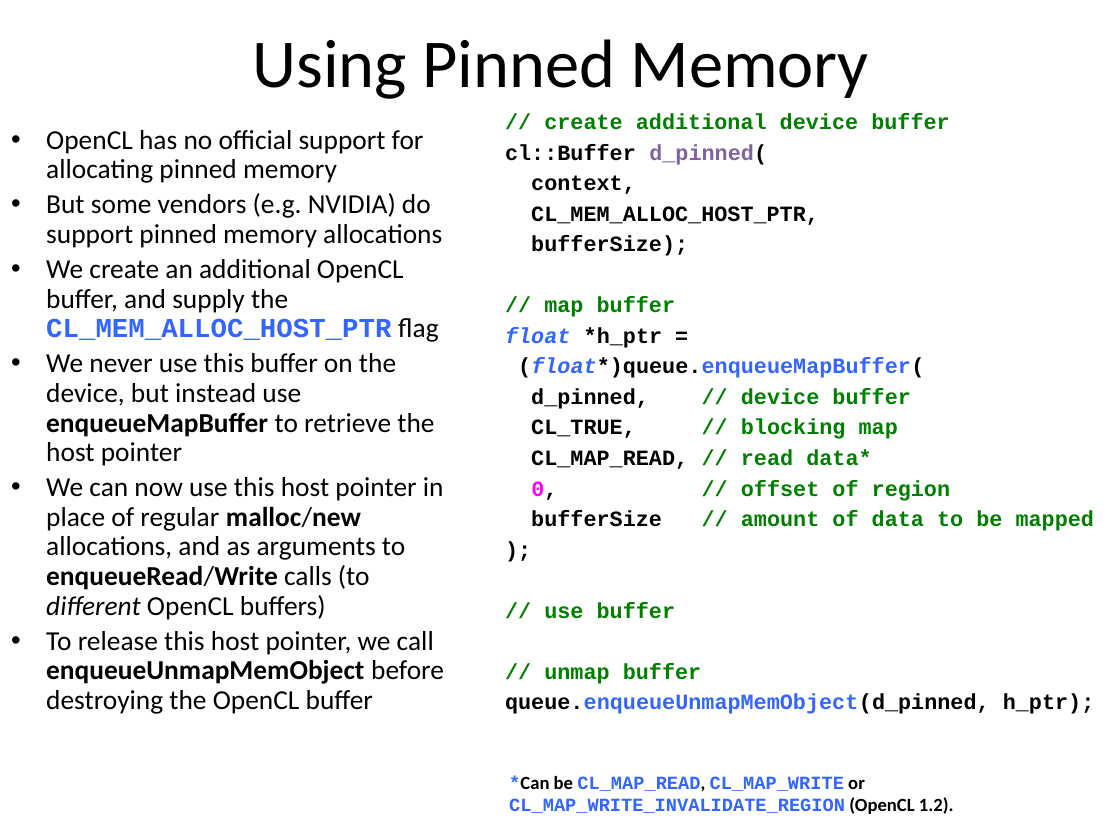
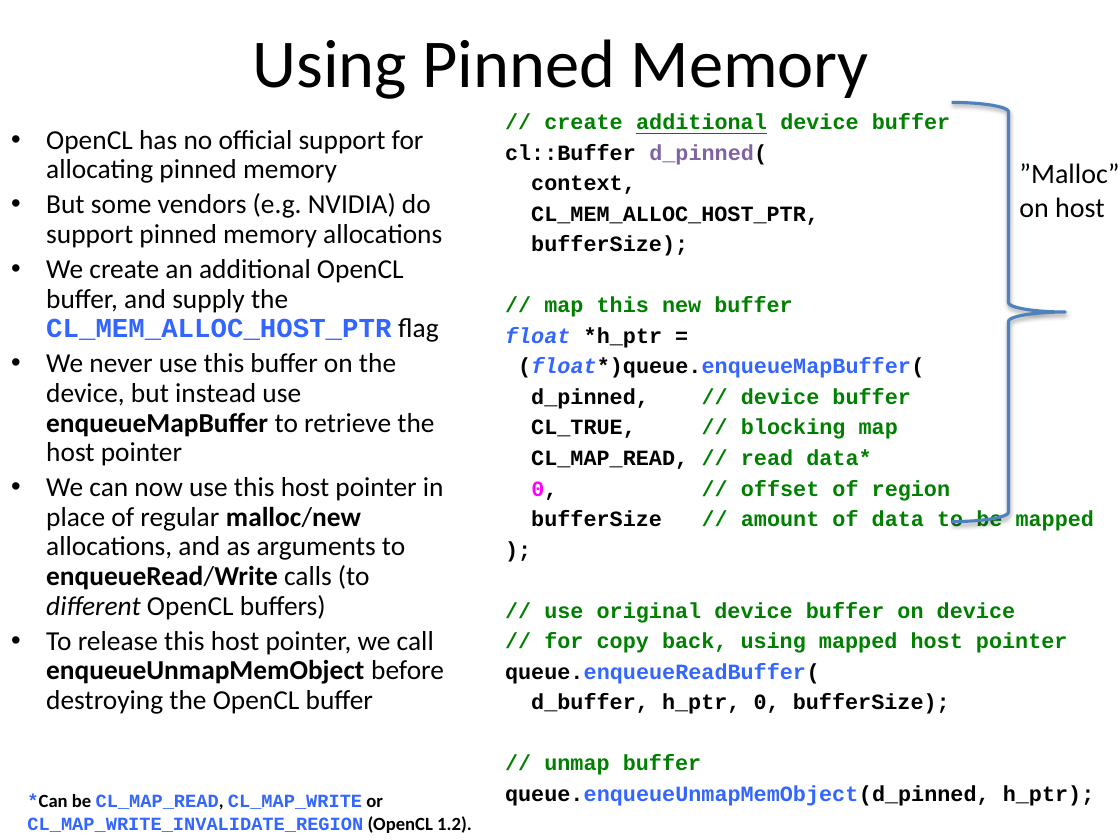
Before and after one commit to UoB-HPC/opencl-training-code, a slide deck: slide 24 of slides/advanced_part1.pptx (slide 23 before the commit). Drawn at 1120x840 pixels with LibreOffice and Linux fonts; fonts in the diff are those of the drawing. Boxes give left, top, right and bottom in pixels: in the first picture for what was removed or moved away, otherwise in the second. Text is boxed around its words. In the diff, an @@ line names an element or a change of style, - is before the commit and + after.

Commit message:
Minor updates to part 1
Expanded a little on the pinned memory to make it clearer to follow

```diff
--- a/slides/advanced_part1.pptx
+++ b/slides/advanced_part1.pptx
@@ text at [544,114,950,134]: underline on in "additional" @@
@@ right brace added at [952,102,1065,521], outline #4F81BD 2 pt @@
@@ text added at [1019,163,1119,218], 18 pt, text #000000 @@
+”Malloc” on host
@@ text at [544,297,792,317]: text changed @@
-// map buffer
+// map this new buffer
@@ text at [505,602,1068,714]: text changed @@
-// use buffer
+// use original device buffer on device
+// for copy back, using mapped host pointer
+queue.enqueueReadBuffer(
+d_buffer, h_ptr, 0, bufferSize);
@@ text "*Can be CL_MAP_READ, CL_MAP_WRITE or ...": place and size @@
-text "*Can be CL_MAP_READ, CL_MAP_WRITE or ..." at [509,776,954,814]
+text "*Can be CL_MAP_READ, CL_MAP_WRITE or ..." at [27,794,472,833]
```
Also in this commit, not shown: 4 other slides changed, 1 slide added.
